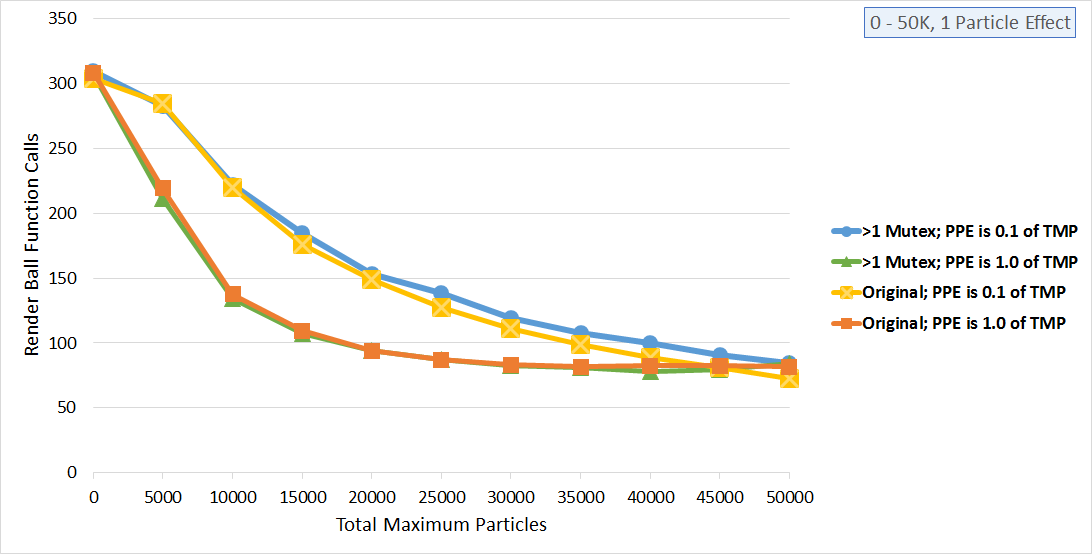
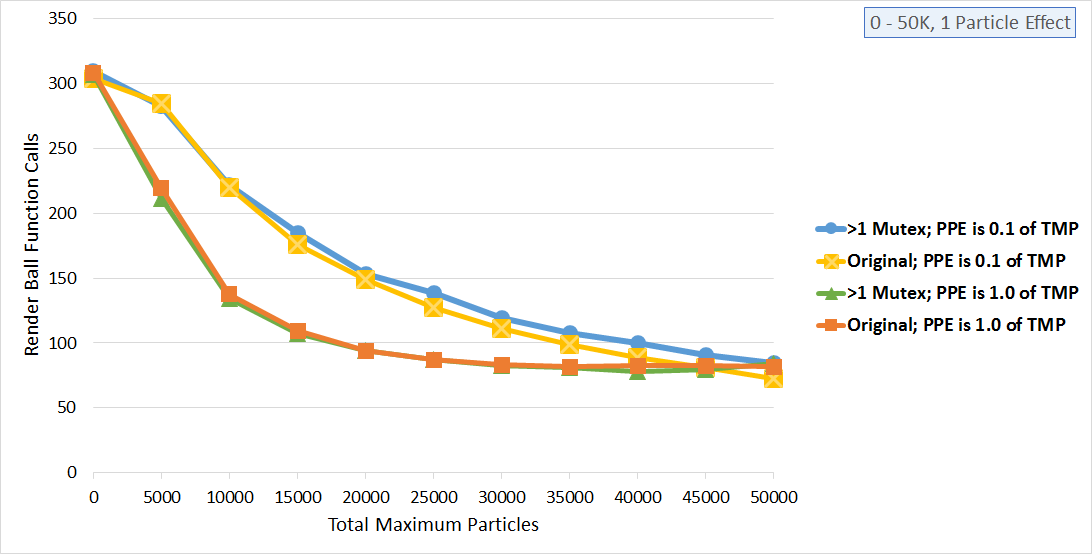
Comparing the layer stacks of the two 1092px x 554px images. Changes:
added layer "Layer 4" above "Layer 3" over [left=85, top=18, right=1079, bottom=531]
